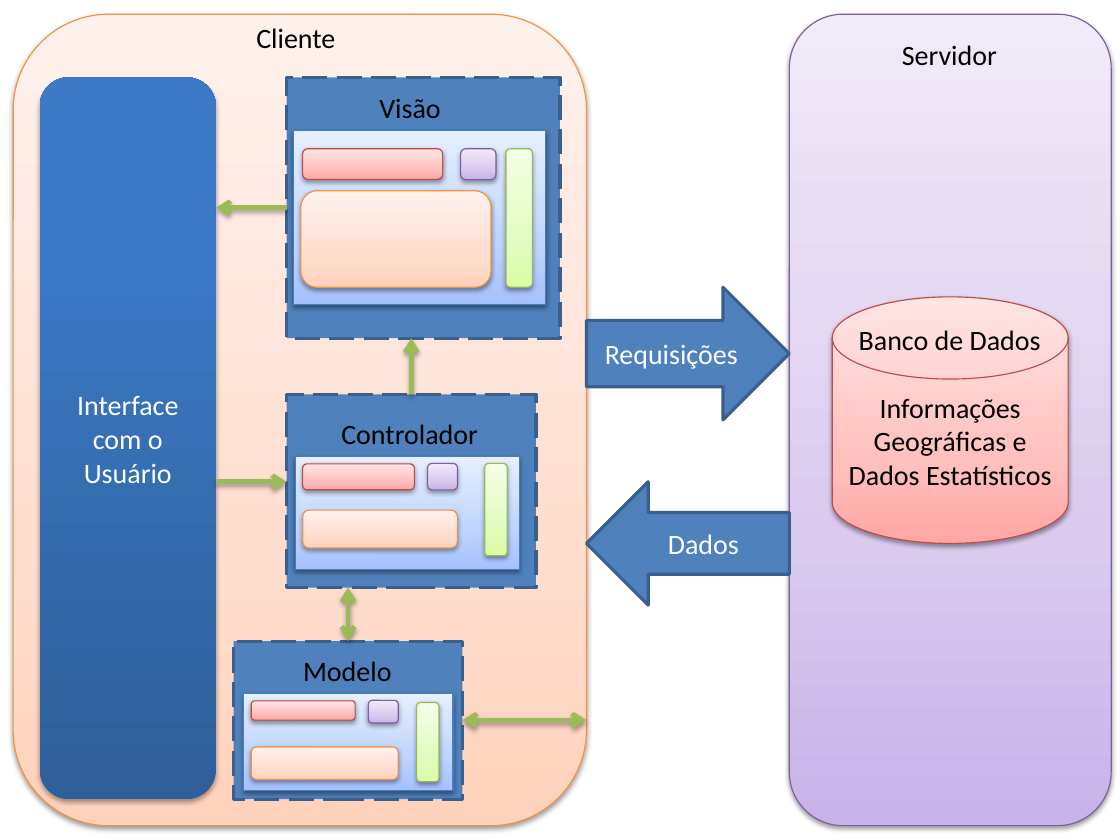
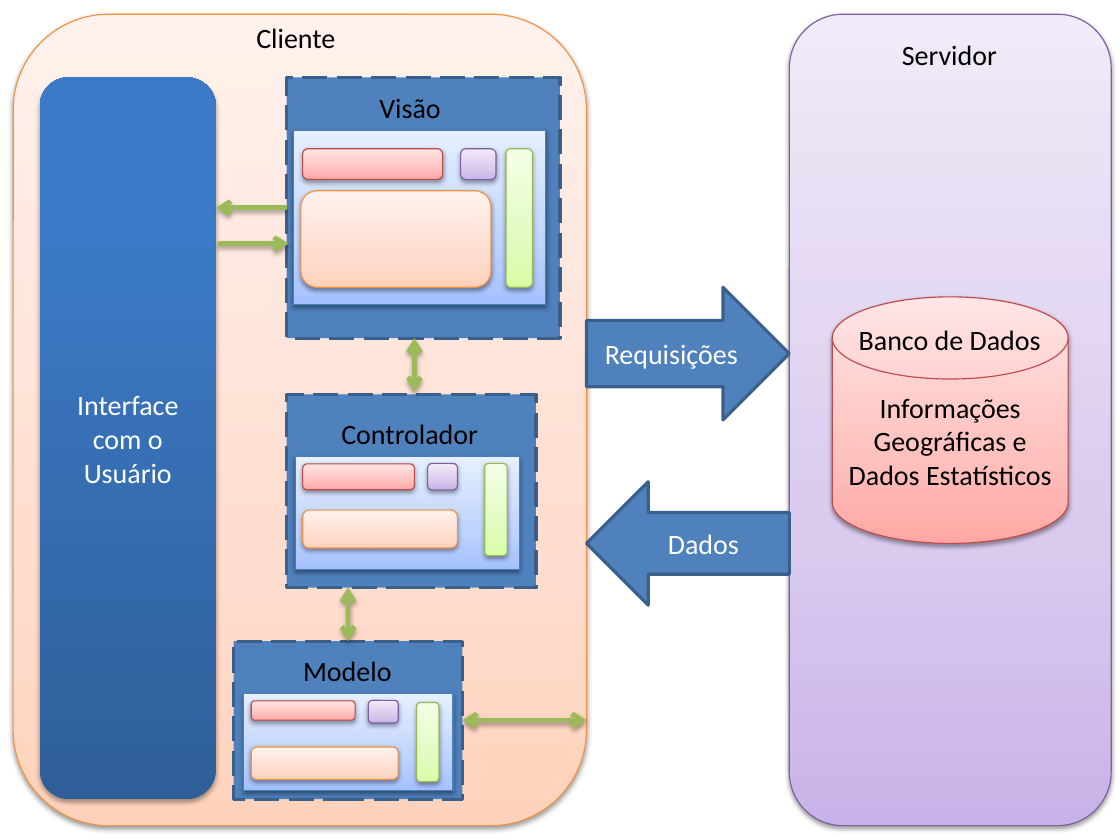
Before and after one commit to marcosbenaion/TCC, a slide deck: slide 2 of Figuras TCC/Arquitetura.pptx. Drawn at 1120x840 pixels with LibreOffice and Linux fonts; fonts in the diff are those of the drawing. Boxes give left, top, right and bottom in pixels: in the first picture for what was removed or moved away, otherwise in the second. Text is boxed around its words. In the diff, an @@ line names an element or a change of style, - is before the commit and + after.

```diff
--- a/Figuras TCC/Arquitetura.pptx
+++ b/Figuras TCC/Arquitetura.pptx
@@ arrow moved from (216, 482) - (287, 482) to (218, 244) - (289, 244) @@
@@ arrow moved from (411, 394) - (411, 338) to (414, 338) - (414, 392) @@
@@ arrow (414, 338) - (414, 392): arrow to double arrow @@
```
Also in this commit, not shown: 1 other slide changed, 1 other file.
